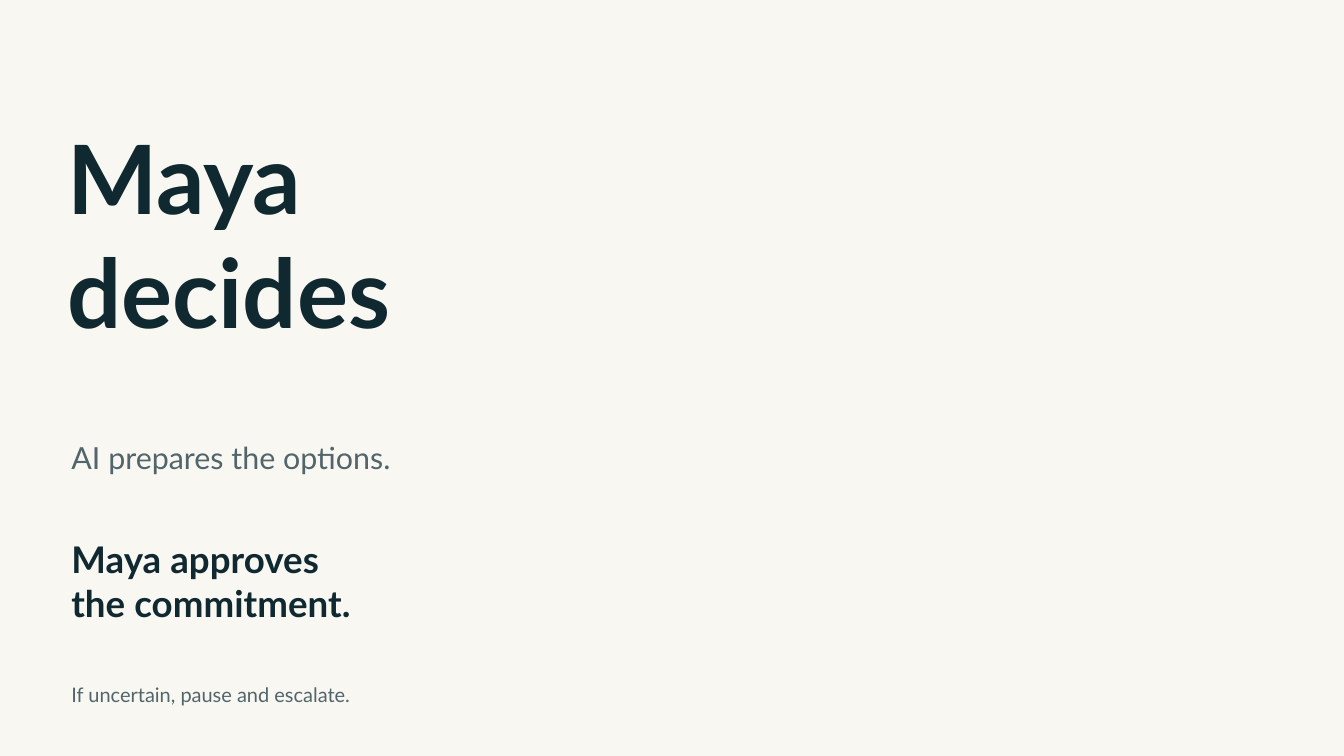
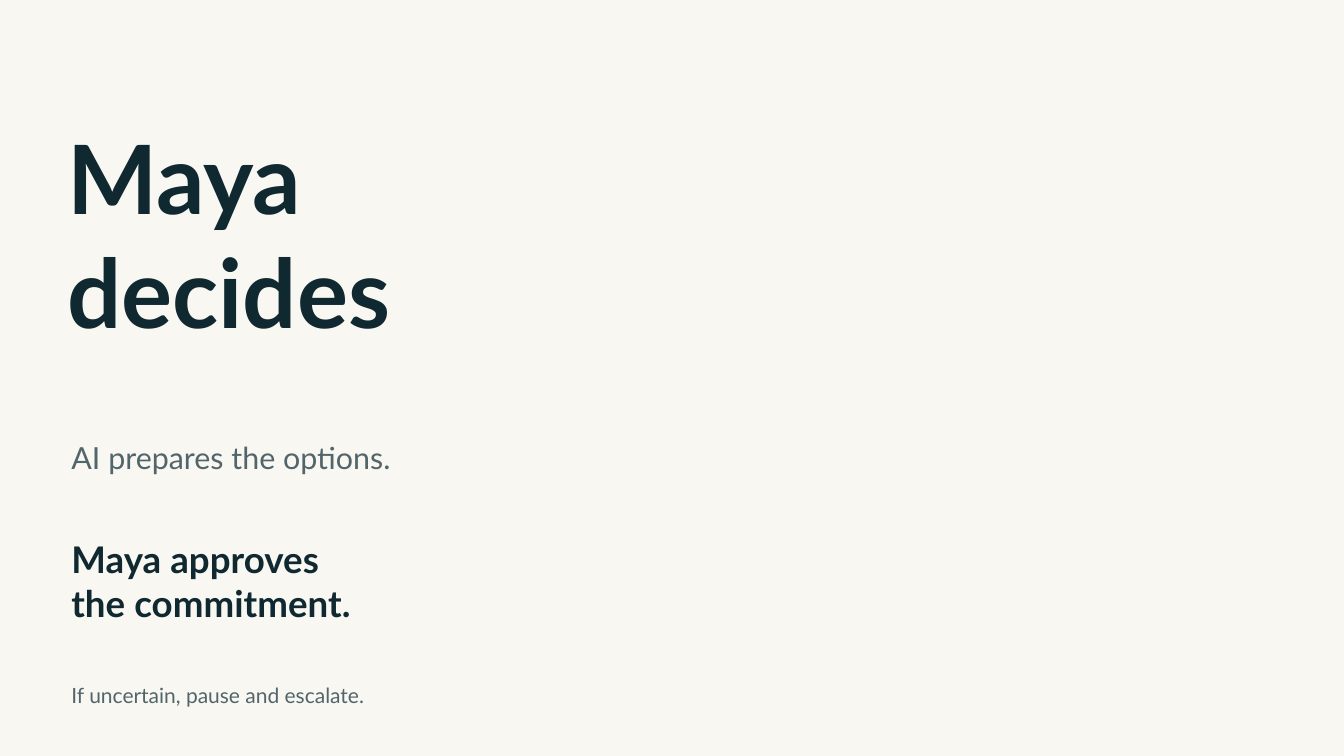
Before and after one commit to meobrien22/Meghan_Microsoft_Frontier_Portfolio, a slide deck: slide 8 of decks/frontier-customer/The-Promise-at-the-Other-End.pptx. Drawn at 1344x756 pixels with LibreOffice and Linux fonts; fonts in the diff are those of the drawing; background and template pictures are left out. Boxes give left, top, right and bottom in pixels: in the first picture for what was removed or moved away, otherwise in the second. Text is boxed around its words. In the diff, an @@ line names an element or a change of style, - is before the commit and + after.

```diff
--- a/decks/frontier-customer/The-Promise-at-the-Other-End.pptx
+++ b/decks/frontier-customer/The-Promise-at-the-Other-End.pptx
@@ text "If uncertain, pause and escalate." at [71,687,364,707]: size 14.2 to 15 pt @@
```
Also in this commit, not shown: 12 other slides changed, 1 slide removed, 27 other files.
